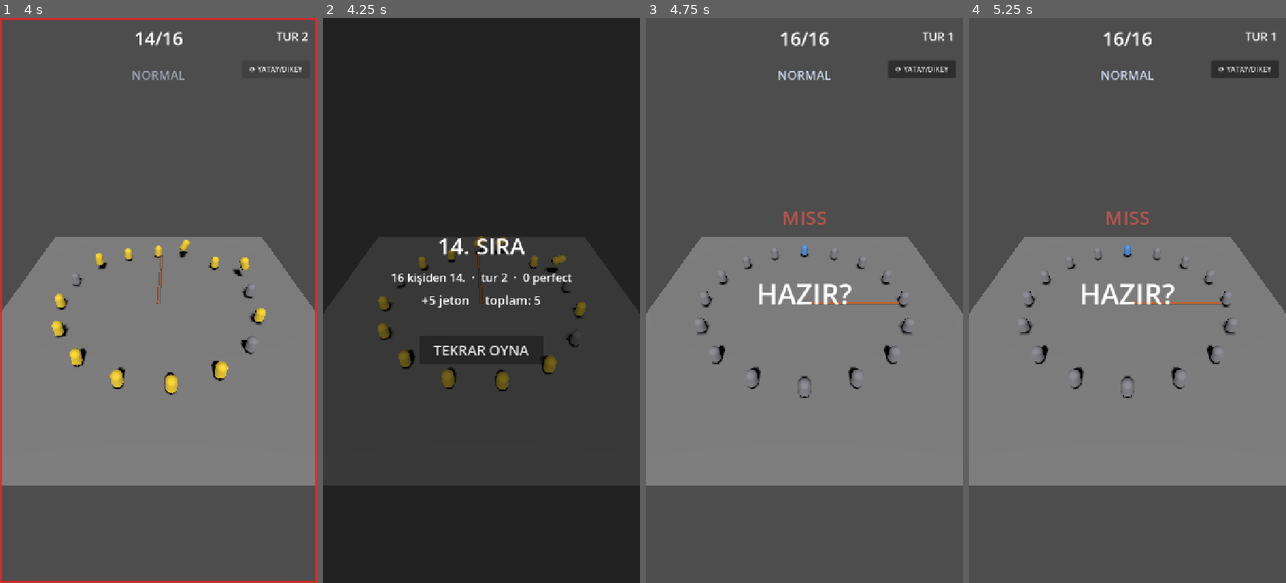
Above: before the commit, frames 1-4 (left to right).
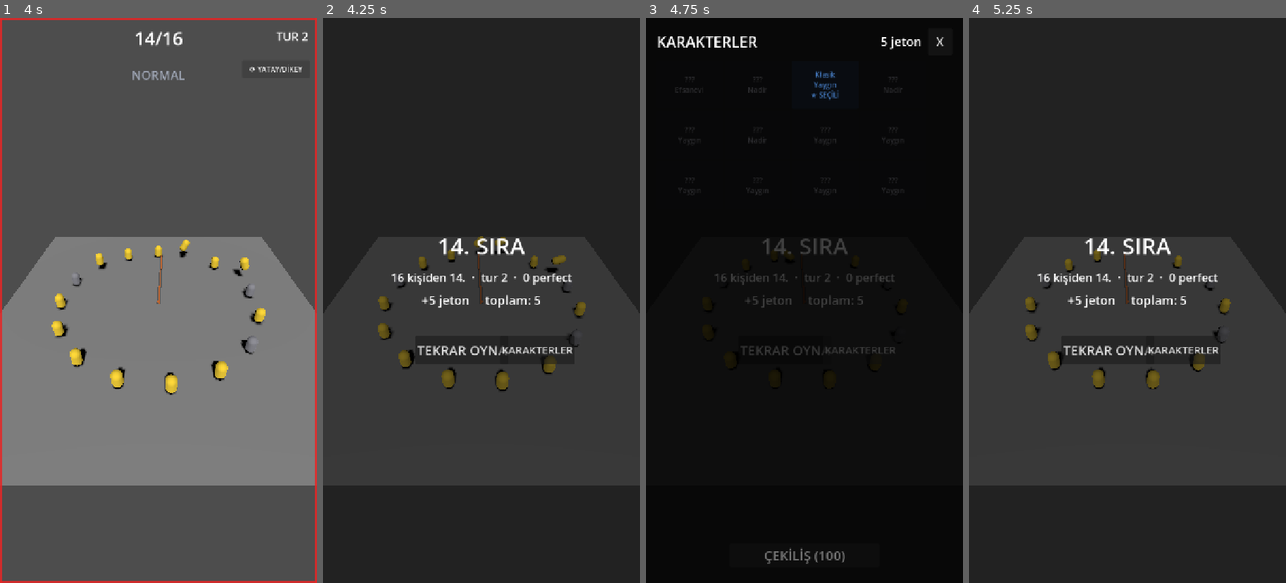
Above: after the commit, the same moments.

Repository: SametCanMavzer/loop-out
Game: Godot game, scene res://scenes/main.tscn
Two runs of this game, one before a commit and one after it. Both use one fixed random seed, a clock stepped at 60 frames per second and the inputs below.
Inputs (mouse positions are in pixels of both pictures, inside the frame that each line leads up to):
- Up to frame 1 (4 s): click "⟳ YATAY/DİKEY" at 0.5 s; click "⟳ YATAY/DİKEY" at 1.25 s; click "⟳ YATAY/DİKEY" at 2 s; tap Enter at 2.75 s; tap S (duck) at 2.85 s; tap Space (jump) at 3.02, 3.77 s; tap E at 3.6 s
- Up to frame 2 (4.25 s): no input
- Up to frame 3 (4.75 s): click "TEKRAR OYNA" (after the commit: "KARAKTERLER") at 4.25 s
- Up to frame 4 (5.25 s): click (1263, 40) at 5 s, where only the run after the commit has a clickable "X"

Frame 1 is identical in both runs. In frame 2, 0.5% of the frame differs, in the area x 29-79%, y 58-62%; in frame 3, 100%, in the area x 0-100%, y 0-100%; in frame 4, 99%.

Commit message:
feat: F9d characters screen (collection, gacha draw, equip) + player skin
- scenes/ui/characters.tscn + scripts/ui/characters_screen.gd: collection grid built in
  code, coin counter, draw button (refunds on empty pool), equip on card tap, toast
- results screen gains KARAKTERLER button; screen opens as an overlay so it does not
  disturb the game state machine
- equipped character now colours the player capsule in arena (ArenaView.apply_player_skin)
- drama early_exit_streak now reads real SaveGame data

Co-Authored-By: Claude Opus 4.8 <noreply@anthropic.com>

Diff:
--- a/scenes/main.tscn
+++ b/scenes/main.tscn
@@ -8,6 +8,7 @@
 [ext_resource type="Script" path="res://scripts/core/main.gd" id="2"]
 [ext_resource type="PackedScene" uid="uid://bipatlahud01" path="res://scenes/ui/hud.tscn" id="3"]
 [ext_resource type="PackedScene" uid="uid://bipatlaresults01" path="res://scenes/ui/results.tscn" id="4"]
+[ext_resource type="PackedScene" uid="uid://bipatlachars01" path="res://scenes/ui/characters.tscn" id="5"]
 
 [node name="Main" type="Node3D"]
 script = ExtResource("2")
@@ -29,12 +30,8 @@
 [node name="Results" parent="UILayer" instance=ExtResource("4")]
 visible = false
 
-[node name="Characters" type="Control" parent="UILayer"]
+[node name="Characters" parent="UILayer" instance=ExtResource("5")]
 visible = false
-anchors_preset = 15
-anchor_right = 1.0
-anchor_bottom = 1.0
-mouse_filter = 2
 
 [node name="SettingsPopup" type="Control" parent="UILayer"]
 visible = false
--- /dev/null
+++ b/scenes/ui/characters.tscn
@@ -0,0 +1,100 @@
+[gd_scene load_steps=2 format=3 uid="uid://bipatlachars01"]
+
+; Karakterler ekranı (GDD §6.3). Kartlar koddan kurulur.
+
+[ext_resource type="Script" path="res://scripts/ui/characters_screen.gd" id="1"]
+
+[node name="Characters" type="Control"]
+anchors_preset = 15
+anchor_right = 1.0
+anchor_bottom = 1.0
+script = ExtResource("1")
+
+[node name="Dim" type="ColorRect" parent="."]
+anchors_preset = 15
+anchor_right = 1.0
+anchor_bottom = 1.0
+color = Color(0, 0, 0, 0.75)
+
+[node name="Panel" type="Control" parent="."]
+anchors_preset = 15
+anchor_right = 1.0
+anchor_bottom = 1.0
+offset_left = 24.0
+offset_top = 24.0
+offset_right = -24.0
+offset_bottom = -24.0
+
+[node name="Header" type="Control" parent="Panel"]
+anchors_preset = 10
+anchor_right = 1.0
+offset_bottom = 60.0
+
+[node name="Title" type="Label" parent="Panel/Header"]
+anchors_preset = 9
+anchor_bottom = 1.0
+offset_right = 260.0
+theme_override_font_sizes/font_size = 34
+vertical_alignment = 1
+text = "KARAKTERLER"
+
+[node name="Coins" type="Label" parent="Panel/Header"]
+anchors_preset = 11
+anchor_left = 1.0
+anchor_right = 1.0
+anchor_bottom = 1.0
+offset_left = -300.0
+offset_right = -70.0
+theme_override_font_sizes/font_size = 28
+horizontal_alignment = 2
+vertical_alignment = 1
+text = "0 jeton"
+
+[node name="Close" type="Button" parent="Panel/Header"]
+focus_mode = 0
+anchors_preset = 11
+anchor_left = 1.0
+anchor_right = 1.0
+anchor_bottom = 1.0
+offset_left = -56.0
+theme_override_font_sizes/font_size = 28
+text = "X"
+
+[node name="Scroll" type="ScrollContainer" parent="Panel"]
+anchors_preset = 15
+anchor_right = 1.0
+anchor_bottom = 1.0
+offset_top = 72.0
+offset_bottom = -80.0
+
+[node name="Grid" type="GridContainer" parent="Panel/Scroll"]
+custom_minimum_size = Vector2(600, 0)
+columns = 4
+
+[node name="DrawButton" type="Button" parent="Panel"]
+focus_mode = 0
+anchors_preset = 7
+anchor_left = 0.5
+anchor_top = 1.0
+anchor_right = 0.5
+anchor_bottom = 1.0
+offset_left = -170.0
+offset_top = -66.0
+offset_right = 170.0
+offset_bottom = -12.0
+theme_override_font_sizes/font_size = 30
+text = "ÇEKİLİŞ (100)"
+
+[node name="Toast" type="Label" parent="Panel"]
+anchors_preset = 7
+anchor_left = 0.5
+anchor_top = 1.0
+anchor_right = 0.5
+anchor_bottom = 1.0
+offset_left = -260.0
+offset_top = -108.0
+offset_right = 260.0
+offset_bottom = -72.0
+theme_override_font_sizes/font_size = 24
+horizontal_alignment = 1
+text = ""
--- a/scenes/ui/results.tscn
+++ b/scenes/ui/results.tscn
@@ -52,14 +52,29 @@
 text = ""
 
 [node name="RestartButton" type="Button" parent="Panel"]
+focus_mode = 0
 anchors_preset = 7
 anchor_left = 0.5
 anchor_top = 1.0
 anchor_right = 0.5
 anchor_bottom = 1.0
-offset_left = -140.0
+offset_left = -150.0
 offset_top = -80.0
-offset_right = 140.0
+offset_right = 30.0
 offset_bottom = -16.0
-theme_override_font_sizes/font_size = 32
+theme_override_font_sizes/font_size = 30
 text = "TEKRAR OYNA"
+
+[node name="CharactersButton" type="Button" parent="Panel"]
+focus_mode = 0
+anchors_preset = 7
+anchor_left = 0.5
+anchor_top = 1.0
+anchor_right = 0.5
+anchor_bottom = 1.0
+offset_left = 42.0
+offset_top = -80.0
+offset_right = 190.0
+offset_bottom = -16.0
+theme_override_font_sizes/font_size = 24
+text = "KARAKTERLER"
--- a/scripts/core/arena_view.gd
+++ b/scripts/core/arena_view.gd
@@ -54,8 +54,17 @@
 	_views[id] = {"node": node, "cap": cap, "mat": mat, "viz_y": 0.0, "viz_vy": 0.0, "last_jump": -999}
 
 
+## Oyuncu rengi kuşanılan karakterden gelir (GDD §6.3 — yalnız kozmetik); botlar nötr gri.
 func _base_color(id: int) -> Color:
-	return Color(0.35, 0.6, 0.9) if id == ArenaController.PLAYER_ID else Color(0.55, 0.55, 0.58)
+	if id != ArenaController.PLAYER_ID:
+		return Color(0.55, 0.55, 0.58)
+	var ch := load("res://data/characters/%s.tres" % SaveGame.equipped())
+	return (ch as CharacterData).color if ch is CharacterData else Color(0.35, 0.6, 0.9)
+
+
+## Karakter değişince oyuncunun görünümünü tazele (ekrandan çıkmadan görünsün).
+func apply_player_skin() -> void:
+	_refresh_color(ArenaController.PLAYER_ID)
 
 
 func _refresh_color(id: int) -> void:
--- a/scripts/core/main.gd
+++ b/scripts/core/main.gd
@@ -10,6 +10,7 @@
 @onready var _router: UIRouter = $UILayer
 @onready var _hud: HUD = $UILayer/HUD
 @onready var _results: ResultsScreen = $UILayer/Results
+@onready var _characters: CharactersScreen = $UILayer/Characters
 
 var _arena: ArenaView
 var _input_queue := InputQueue.new()
@@ -30,6 +31,12 @@
 	_rewards.setup(Config.economy)
 	_router.bind(state)
 	_results.restart_pressed.connect(restart)
+	# Karakterler ekranı: sonuç ekranından açılır (overlay — durum makinesini etkilemez).
+	_results.characters_pressed.connect(func() -> void:
+		_characters.refresh()
+		_router.show_overlay("Characters", true))
+	_characters.closed.connect(func() -> void: _router.show_overlay("Characters", false))
+	_characters.equipped_changed.connect(func(_id: String) -> void: _arena.apply_player_skin())
 	_arena.controller.round_advanced.connect(func(r: int) -> void: _hud.set_round(r))
 	EventBus.round_ended.connect(_on_round_ended)
 	EventBus.player_eliminated.connect(_on_player_eliminated)
--- /dev/null
+++ b/scripts/ui/characters_screen.gd
@@ -0,0 +1,94 @@
+class_name CharactersScreen extends Control
+## Karakterler ekranı (GDD §6.3 / §9): koleksiyon ızgarası + çekiliş makinesi + kuşanma.
+## Kartlar koddan kurulur (CLAUDE.md: .tscn minimal). Yalnız kozmetik.
+
+signal closed()
+signal equipped_changed(id: String)
+
+const RARITY_LABEL := ["Yaygın", "Nadir", "Efsanevi"]
+const RARITY_COLOR := [Color(0.75, 0.78, 0.82), Color(0.45, 0.75, 1.0), Color(1.0, 0.82, 0.3)]
+
+@onready var _grid: GridContainer = $Panel/Scroll/Grid
+@onready var _coins: Label = $Panel/Header/Coins
+@onready var _draw_button: Button = $Panel/DrawButton
+@onready var _close_button: Button = $Panel/Header/Close
+@onready var _toast: Label = $Panel/Toast
+
+var _gacha := Gacha.new()
+var _pool: Array = []
+var _cost := 100
+var _toast_time := 0.0
+
+
+func _ready() -> void:
+	_pool = Gacha.load_pool()
+	_gacha.setup(_pool, Rng.cosmetic)
+	_cost = int(Config.economy.get("gacha_cost", 100))
+	_draw_button.pressed.connect(_on_draw)
+	_close_button.pressed.connect(func() -> void: closed.emit())
+	_toast.text = ""
+
+
+## Ekran açılırken çağrılır: ızgarayı ve jeton sayacını tazele.
+func refresh() -> void:
+	_coins.text = "%d jeton" % SaveGame.coins()
+	_draw_button.text = "ÇEKİLİŞ (%d)" % _cost
+	_draw_button.disabled = SaveGame.coins() < _cost
+	for c in _grid.get_children():
+		c.queue_free()
+	for ch in _pool:
+		_grid.add_child(_make_card(ch))
+
+
+func _make_card(ch: CharacterData) -> Control:
+	var owned := SaveGame.owns(String(ch.id))
+	var is_equipped := SaveGame.equipped() == String(ch.id)
+	var card := Button.new()
+	card.custom_minimum_size = Vector2(150, 110)
+	card.focus_mode = Control.FOCUS_NONE
+	card.disabled = not owned
+	card.text = "%s\n%s%s" % [
+		(ch.display_name if owned else "???"),
+		RARITY_LABEL[ch.rarity],
+		("\n★ SEÇİLİ" if is_equipped else "")]
+	card.modulate = ch.color if owned else Color(0.35, 0.35, 0.38)
+	card.add_theme_color_override("font_color", RARITY_COLOR[ch.rarity])
+	if owned and not is_equipped:
+		card.pressed.connect(func() -> void:
+			SaveGame.equip(String(ch.id))
+			SaveGame.save_game()
+			equipped_changed.emit(String(ch.id))
+			refresh())
+	return card
+
+
+func _on_draw() -> void:
+	if not SaveGame.spend_coins(_cost):
+		_show_toast("Yetersiz jeton")
+		return
+	var owned: Array = (SaveGame.data.get("characters_owned", []) as Array).duplicate()
+	var result := _gacha.draw(owned)
+	if result == null:
+		SaveGame.add_coins(_cost)     # havuz boş — jetonu iade et
+		_show_toast("Havuz boş")
+		return
+	var is_new := not owned.has(String(result.id))
+	if is_new:
+		SaveGame.add_character(String(result.id))
+	SaveGame.save_game()
+	_show_toast("%s %s! (%s)" % [
+		result.display_name, ("kazanıldı" if is_new else "tekrar geldi"), RARITY_LABEL[result.rarity]])
+	refresh()
+
+
+func _show_toast(msg: String) -> void:
+	_toast.text = msg
+	_toast.modulate.a = 1.0
+	_toast_time = 2.5
+
+
+func _process(dt: float) -> void:
+	if _toast_time > 0.0:
+		_toast_time -= dt
+		if _toast_time <= 0.0:
+			_toast.modulate.a = 0.0
--- a/scripts/ui/results.gd
+++ b/scripts/ui/results.gd
@@ -3,6 +3,7 @@
 ## Jeton/ödül gösterimi F9 (ekonomi) ile bağlanır. Restart = sahne reload YOK (§7.1).
 
 signal restart_pressed()
+signal characters_pressed()
 
 @onready var _title: Label = $Panel/Title
 @onready var _detail: Label = $Panel/Detail
@@ -12,6 +13,7 @@
 
 func _ready() -> void:
 	_button.pressed.connect(func() -> void: restart_pressed.emit())
+	($Panel/CharactersButton as Button).pressed.connect(func() -> void: characters_pressed.emit())
 
 
 ## earned: bu turda kazanılan jeton, total_coins: kasadaki toplam (GDD §6.2).
Not shown: 1 places in scenes/main.tscn that only renumber resources
Not shown, added: scripts/ui/characters_screen.gd.uid
Not shown, changed: STATE.md
